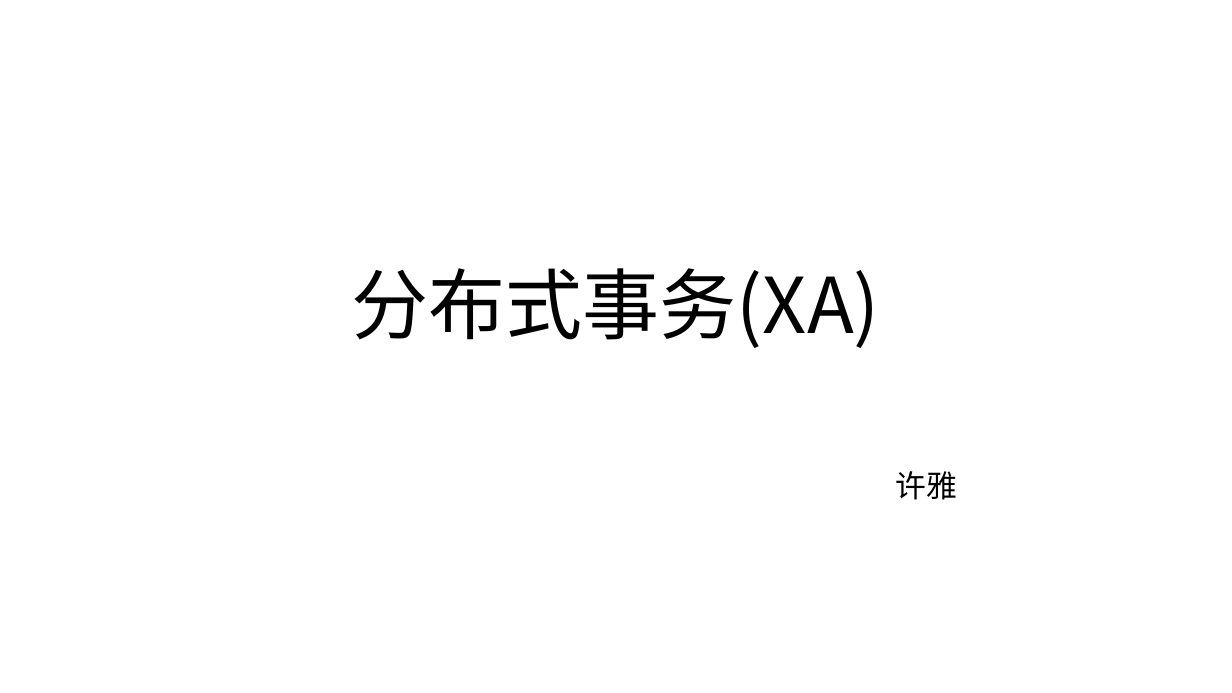
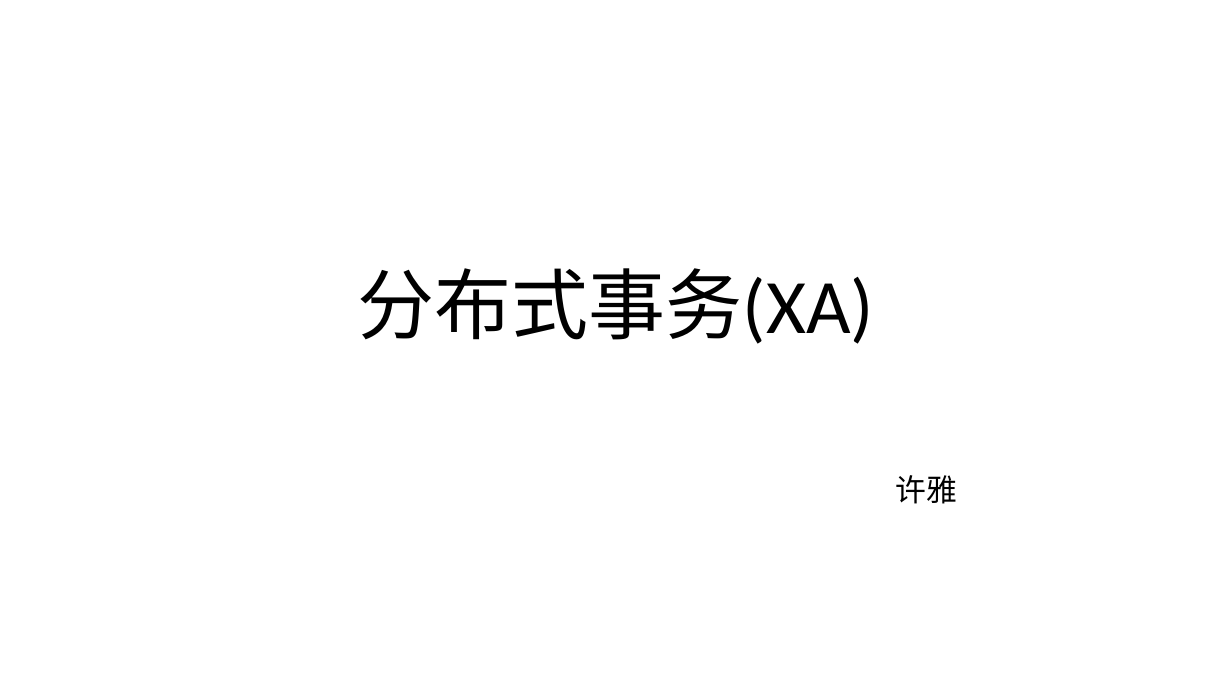
Before and after one commit to courage89/xa_presentation, a slide deck: slide 1 of 分布式事务.pptx. Drawn at 1232x693 pixels with LibreOffice and Linux fonts; fonts in the diff are those of the drawing; background and template pictures are left out. Boxes give left, top, right and bottom in pixels: in the first picture for what was removed or moved away, otherwise in the second. Text is boxed around its words. In the diff, an @@ line names an element or a change of style, - is before the commit and + after.

Commit message:
分布式事务ppt

```diff
--- a/分布式事务.pptx
+++ b/分布式事务.pptx
@@ title "分布式事务(XA)" at bbox=[358, 268, 874, 344]: font Noto Sans CJK SC to Calibri @@
@@ subtitle "许雅" at bbox=[896, 475, 958, 504]: font Noto Sans CJK SC to Calibri @@
```
Also in this commit, not shown: 11 other slides changed, 4 slides added, 10 slides removed.
